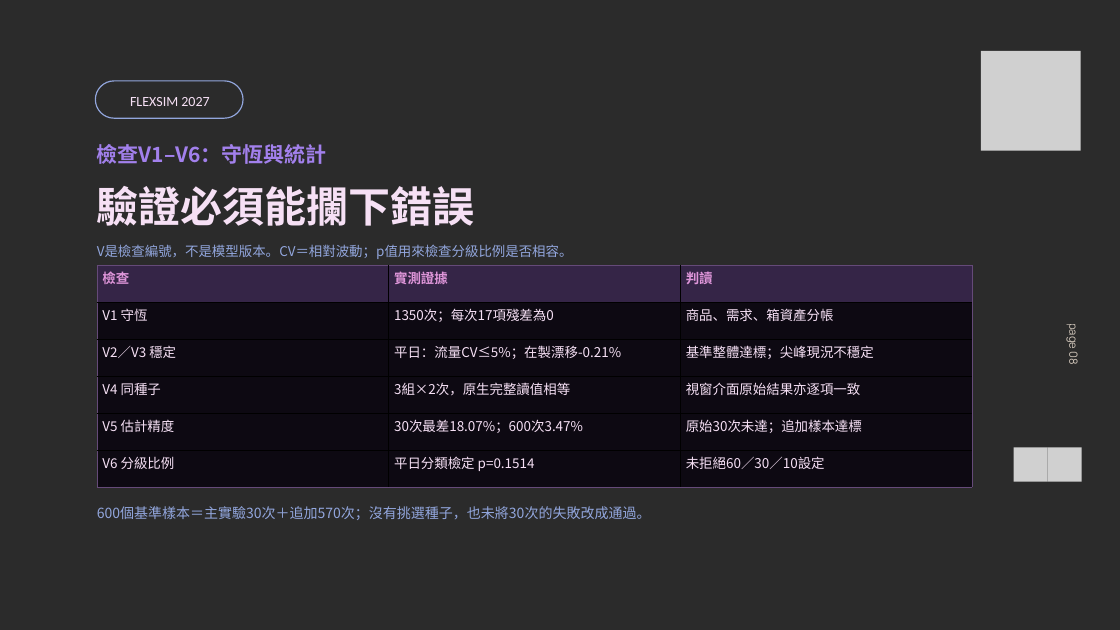
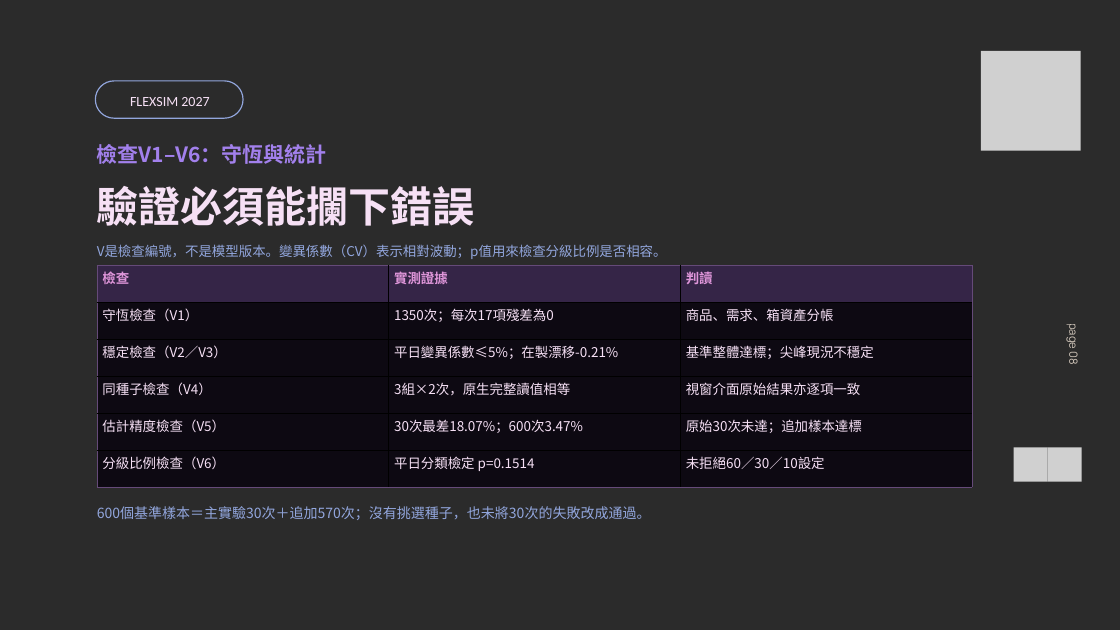
Before and after one commit to JRYTW/flexsim-circular-logistics-digital-twin, a slide deck: slide 8 of 重點檔案/01_成果簡報.pptx. Drawn at 1120x630 pixels with LibreOffice and Linux fonts; fonts in the diff are those of the drawing; grey boxes stand for pictures; background and template pictures are left out; a plain dark background stands for a picture behind light text. Boxes give left, top, right and bottom in pixels: in the first picture for what was removed or moved away, otherwise in the second. Text is boxed around its words. In the diff, an @@ line names an element or a change of style, - is before the commit and + after.

```diff
--- a/重點檔案/01_成果簡報.pptx
+++ b/重點檔案/01_成果簡報.pptx
@@ table at [97, 265, 972, 487] @@
-row 2, column 1: V1 守恆
+row 2, column 1: 守恆檢查（V1）
-row 3, column 1: V2／V3 穩定
+row 3, column 1: 穩定檢查（V2／V3）
-row 3, column 2: 平日：流量CV≤5%；在製漂移-0.21%
+row 3, column 2: 平日變異係數≤5%；在製漂移-0.21%
-row 4, column 1: V4 同種子
+row 4, column 1: 同種子檢查（V4）
-row 5, column 1: V5 估計精度
+row 5, column 1: 估計精度檢查（V5）
-row 6, column 1: V6 分級比例
+row 6, column 1: 分級比例檢查（V6）
@@ text at [97, 244, 667, 259]: text changed @@
-V是檢查編號，不是模型版本。CV＝相對波動；p值用來檢查分級比例是否相容。
+V是檢查編號，不是模型版本。變異係數（CV）表示相對波動；p值用來檢查分級比例是否相容。
```
Also in this commit, not shown: 4 other slides changed, 24 other files.
